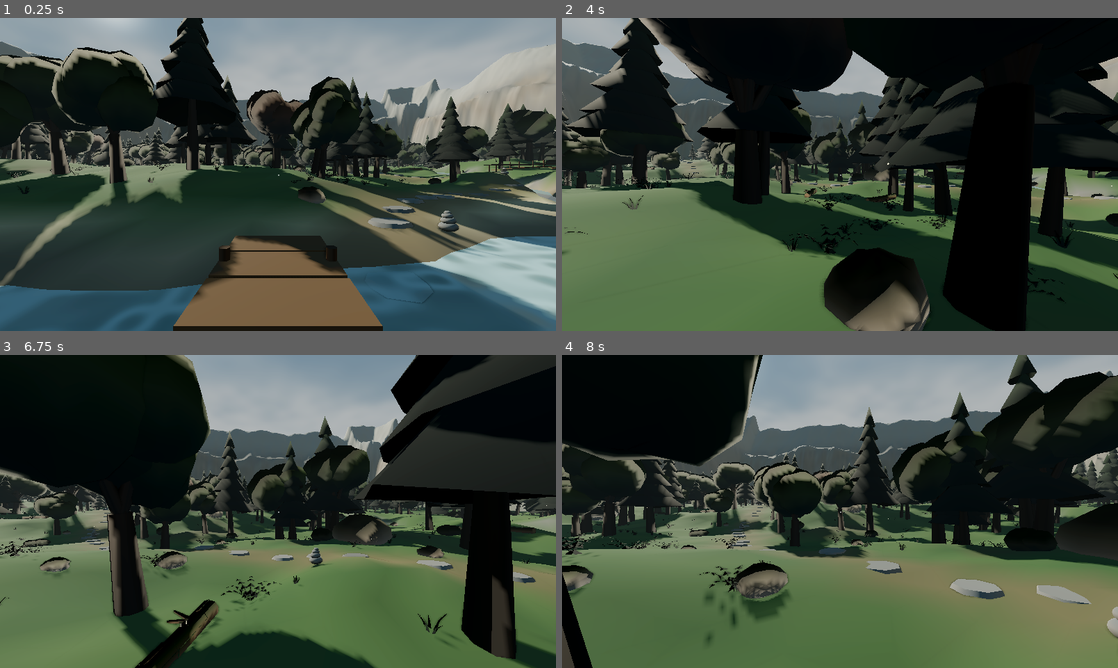
Above: before the commit, frames 1-4 (two rows, left to right).
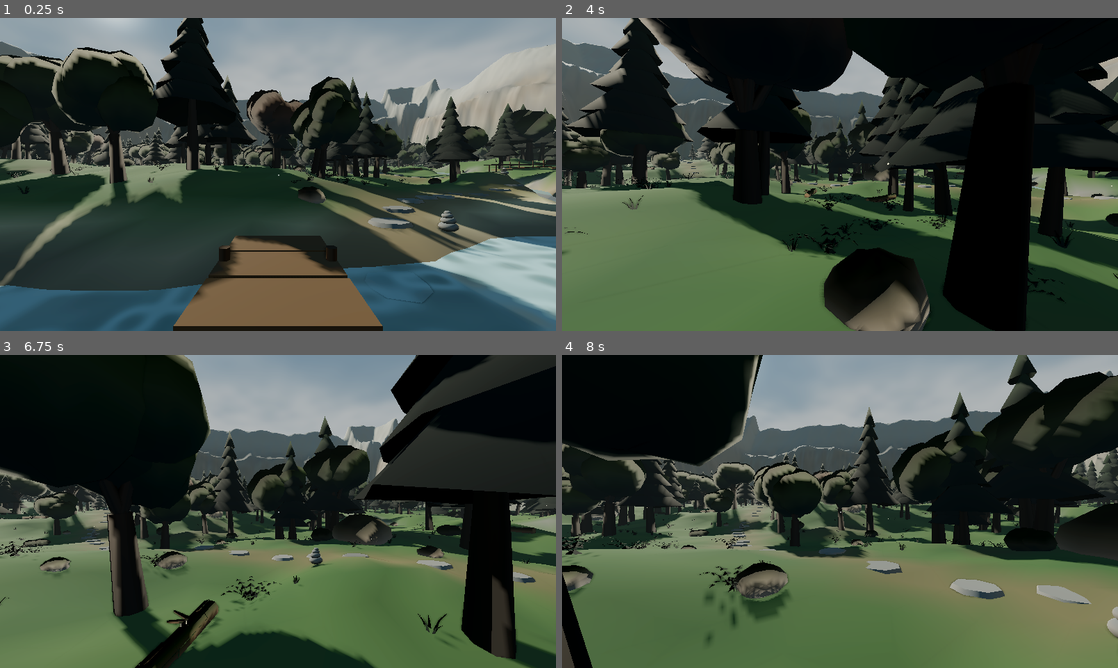
Above: after the commit, the same moments.

Repository: acaylor/isle-of-babel
Game: Godot game, scene res://scenes/forest.tscn
The game is run twice, just before and just after one commit, with the same random seed, the same clock (stepped at 60 frames per second) and the same inputs. This scene is started directly instead of the project's main scene.
Inputs (mouse positions are in pixels of both pictures, inside the frame that each line leads up to):
- Up to frame 1 (0.25 s): no input
- Up to frame 2 (4 s): move the mouse to (867, 174) at 0.52 s; hold F (flip) 0.53-1.28 s; hold W (move_forward) from 0.53 s (still down); tap Space (jump) at 0.77, 1.07, 1.52, 1.82, 3.02, 3.32, 3.77 s; move the mouse to (812, 174) at 1.27 s; tap E (interact) at 1.35 s; move the mouse to (851, 168) at 2.02 s; hold Shift (sprint) 2.03-2.78 s; move the mouse to (834, 180) at 2.77 s; tap Q (summon) at 2.85 s; move the mouse to (878, 177) at 3.52 s; hold F (flip) from 3.53 s (still down)
- Up to frame 3 (6.75 s): tap Space (jump) at 4.07, 4.52, 4.82, 6.02, 6.32 s; move the mouse to (233, 508) at 4.27 s; release F (flip) at 4.28 s; tap E (interact) at 4.35 s; move the mouse to (283, 511) at 5.02 s; hold Shift (sprint) 5.03-5.78 s; move the mouse to (255, 505) at 5.77 s; release W (move_forward) at 5.78 s; hold D (move_right) 5.78-6.53 s; tap Q (summon) at 5.85 s; move the mouse to (305, 511) at 6.52 s; hold W (move_forward) from 6.53 s (still down); hold F (flip) from 6.53 s (still down)
- Up to frame 4 (8 s): keep holding W (move_forward); tap Space (jump) at 6.77, 7.07, 7.52, 7.82 s; move the mouse to (812, 511) at 7.27 s; release F (flip) at 7.28 s; tap E (interact) at 7.35 s

The runs differ from the first frame. In frame 1, less than 0.1% of the frame differs, in the area x 1-2%, y 44-46%; in frame 2, 0.1%, in the area x 96-100%, y 18-27%; in frame 3, less than 0.1%; in frame 4, nothing differs.

Commit message:
Voyage audit: headlands dive under the lake, peaks bury the wall ends
AJ playtest: the boundary cliffs appeared suddenly and jarringly from
the boat. Audit found two causes, both at the terrain border: the
walls ran at full ~42m height to the mesh edge at z=95 and were
sliced off there - sheer cut faces standing in open water facing the
arrival leg - and the mountain ring leaves the lake sector open, so
nothing continued the rock line.

Fix: a lake taper in _base_height sinks the headlands below the
water before the border (the lake's fall_reset still guards the
boundary - wading the taper resets as on any shore), and two seeded
forested headland peaks rise over the wall ends, closing the ring
and matching the dark peaks visible from the island side before the
crossing fade.

Regression: smoke asserts height_at(+/-140, 94) is underwater;
proven to fail with the taper removed ("SMOKE FAIL: headland at
x=-140 does not sink below the lake before the terrain border"),
restored, suite passes including the boundary march.

Co-Authored-By: Claude Fable 5 <noreply@anthropic.com>
Claude-Session: https://claude.ai/code/session_015F88J5raUWELhWR8UkyXCZ

Diff:
--- a/scenes/forest.gd
+++ b/scenes/forest.gd
@@ -138,9 +138,13 @@
 	var wall := clampf(
 		smoothstep(124.0, 141.0, absf(x) + wob_x) + smoothstep(-124.0, -141.0, z + wob_z),
 		0.0, 1.35)
-	h += wall * 46.0 * (1.0 + 0.22 * _detail.get_noise_2d(x * 0.1, z * 0.1))
+	# The headlands dive under the lake before the terrain border at z=95;
+	# without this taper the walls end in sheer sliced faces standing in
+	# open water, plainly visible from the boat (playtest: "jarring").
+	var lake_taper := smoothstep(94.0, 74.0, z)
+	h += wall * 46.0 * (1.0 + 0.22 * _detail.get_noise_2d(x * 0.1, z * 0.1)) * lake_taper
 	# Past the crest the rock keeps climbing toward the mountains proper.
-	h += smoothstep(142.0, 165.0, maxf(absf(x), -z)) * 30.0
+	h += smoothstep(142.0, 165.0, maxf(absf(x), -z)) * 30.0 * lake_taper
 	h += _noise.get_noise_2d(x, z) * 4.5 * coast
 	h += _detail.get_noise_2d(x, z) * 0.5 * coast
 	h += _detail.get_noise_2d(x * 3.0, z * 3.0) * 0.16 * coast
@@ -389,6 +393,17 @@
 		mi.position = Vector3(cos(angle) * dist, -8.0, sin(angle) * dist - 30.0)
 		mi.rotation.y = rng.randf() * TAU
 		made += 1
+	# Headland peaks: forested mountains planted over each wall end, so the
+	# boundary rock runs into the feet of a range instead of stopping at the
+	# terrain border, and the approach by boat matches the forested peaks
+	# seen from the island side before the crossing.
+	var headlands: Array[Vector3] = [Vector3(-152.0, -8.0, 52.0), Vector3(154.0, -8.0, 46.0)]
+	for k in headlands.size():
+		var mi := MeshInstance3D.new()
+		mi.mesh = Flora.mountain_mesh(9700 + k, 66.0, 118.0 + k * 14.0, false)
+		add_child(mi)
+		mi.position = headlands[k]
+		mi.rotation.y = k * 2.1
 	# Far haze cones behind them.
 	var cone := CylinderMesh.new()
 	cone.top_radius = 0.0
--- a/tests/observer.gd
+++ b/tests/observer.gd
@@ -107,6 +107,12 @@
 					_fail("player fell through the forest")
 				if int(get_tree().current_scene.get("_pollen_count")) <= 0:
 					_fail("forest has no pollen motes")
+				# AJ playtest: the headlands used to stop in sheer sliced
+				# faces at the terrain border, jarring from the boat. They
+				# must dive under the lake before the mesh runs out.
+				for hx: float in [-140.0, 140.0]:
+					if float(get_tree().current_scene.height_at(hx, 94.0)) > -1.0:
+						_fail("headland at x=%d does not sink below the lake before the terrain border" % int(hx))
 				if p:
 					var pages := BookLore.journal_pages()
 					if pages.size() < 3:
Not shown, changed: CHANGELOG.md
